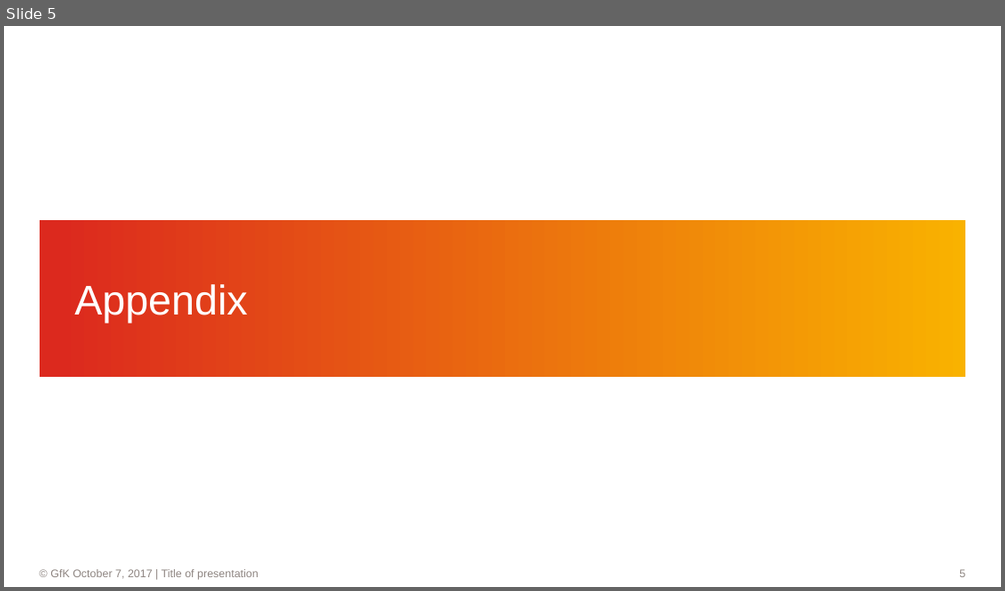
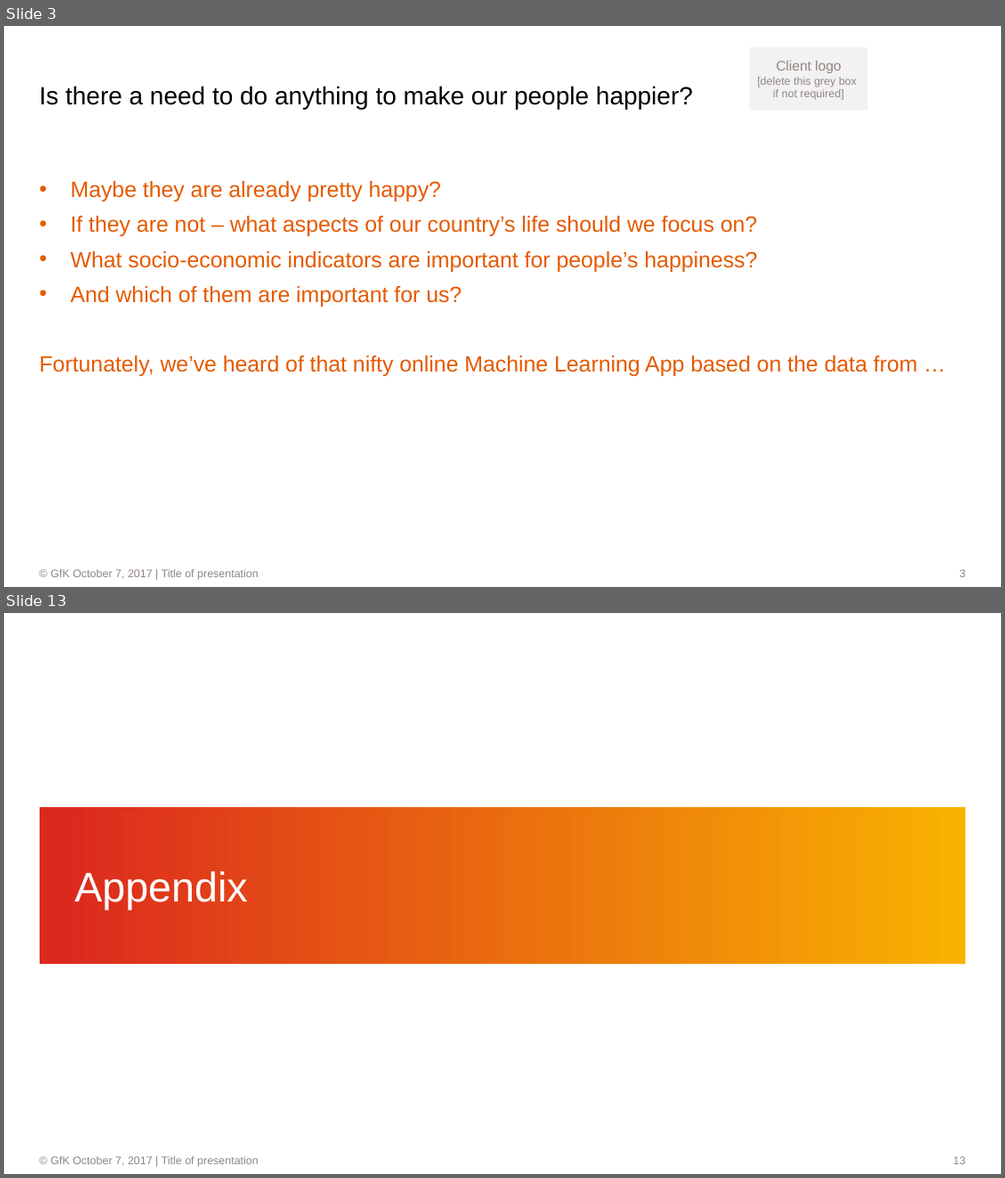
Before and after one commit to dl7631/Predict_World_Happiness, a slide deck: World Happiness.pptx. Shown one above the other, each under a label of ours: slide 5 before the commit, slides 3 and 13 after it; the slides between them are not shown. The pictures are 1005x591 and 1005x1178 pixels, drawn with LibreOffice and Linux fonts; fonts in the diff are those of the drawing; background and template pictures are left out. Boxes give left, top, right and bottom in pixels: in the first picture for what was removed or moved away, otherwise in the second. Text is boxed around its words. In the diff, an @@ line names an element or a change of style, - is before the commit and + after.

```diff
--- a/World Happiness.pptx
+++ b/World Happiness.pptx
@@ slide 3 added at bbox=[4, 26, 1001, 587], background #FFFFFF; not listed: 2 template elements that a slide beside it also shows @@
@@ rectangle added at bbox=[750, 47, 867, 110], fill #F2F2F2, 8 pt, text #928580 @@
+Client logo
+[delete this grey box
+if not required]
@@ title added at bbox=[40, 86, 693, 110], 18 pt, text #000000 @@
+Is there a need to do anything to make our people happier?
@@ text added at bbox=[40, 181, 918, 376], 16 pt, text #E55A00 @@
+• Maybe they are already pretty happy?
+• If they are not – what aspects of our country’s life should we focus on?
+• What socio-economic indicators are important for people’s happiness?
+• And which of them are important for us?
+Fortunately, we’ve heard of that nifty online Machine Learning App based on the data from …
@@ what was slide 5 is now slide 13 @@
@@ page number at bbox=[953, 1156, 965, 1164]: text changed @@
-5
+13
```
Also in this commit, not shown: 11 other slides added, 4 slides removed, 2 other files.
